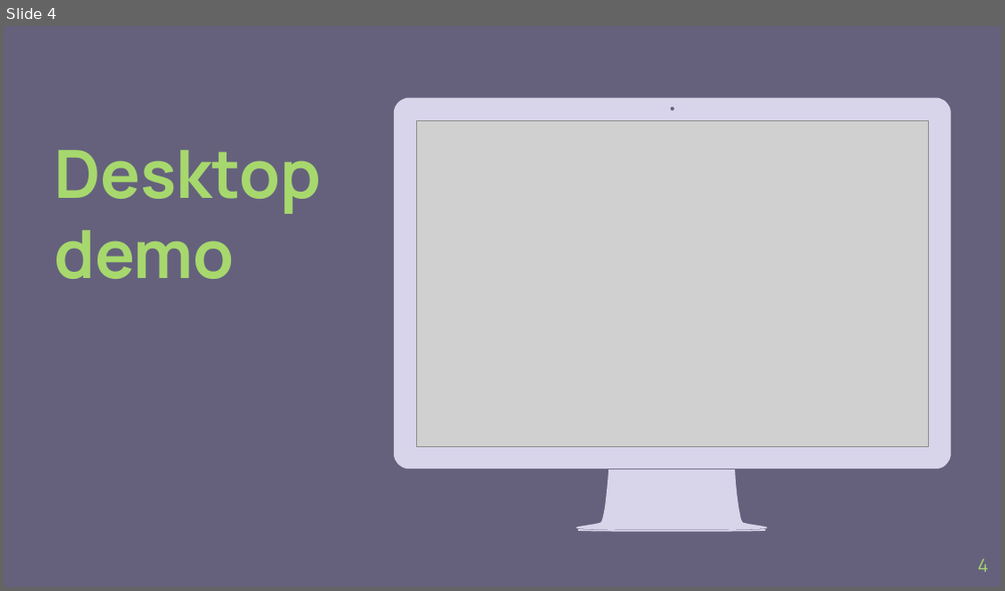
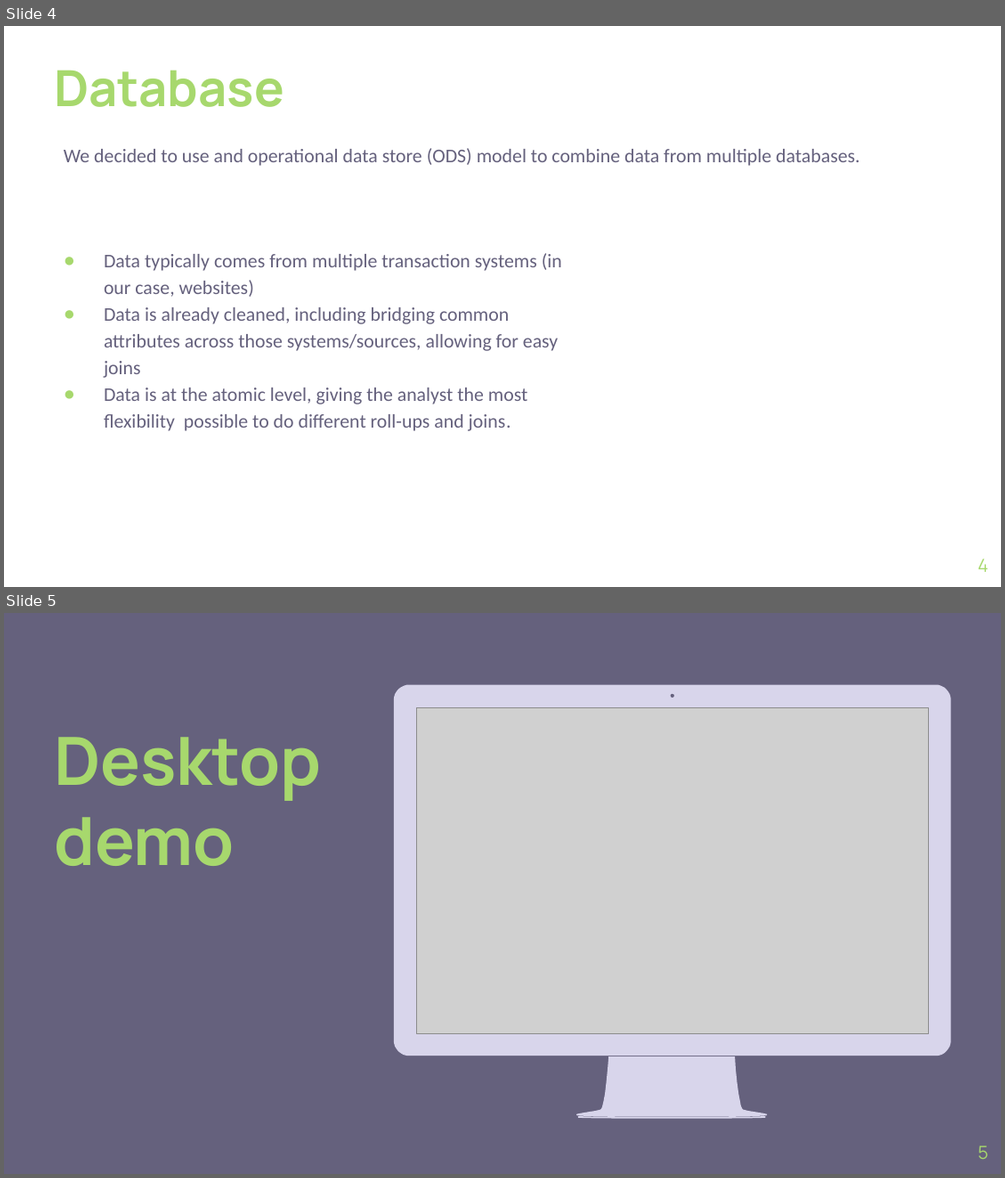
Before and after one commit to fpwirth/Data-Analytics-Project-2, a slide deck: ppt/theBigGreen_draft.pptx. Shown one above the other, each under a label of ours: slide 4 before the commit, slides 4 and 5 after it. The pictures are 1005x591 and 1005x1178 pixels, drawn with LibreOffice and Linux fonts; fonts in the diff are those of the drawing; grey boxes stand for pictures; background and template pictures are left out. Boxes give left, top, right and bottom in pixels: in the first picture for what was removed or moved away, otherwise in the second. Text is boxed around its words. In the diff, an @@ line names an element or a change of style, - is before the commit and + after.

```diff
--- a/ppt/theBigGreen_draft.pptx
+++ b/ppt/theBigGreen_draft.pptx
@@ slide 4 added at (x1=4, y1=26, x2=1001, y2=587), background #FFFFFF @@
@@ title added at (x1=54, y1=70, x2=284, y2=107), 36 pt, text #A7D86D, bold @@
+Database
@@ text added at (x1=64, y1=148, x2=859, y2=166), 14 pt, text #65617D @@
+We decided to use and operational data store (ODS) model to combine data from multiple databases.
@@ text added at (x1=104, y1=253, x2=562, y2=431), 14 pt, text #65617D @@
+● Data typically comes from multiple transaction systems (in our case, websites)
+● Data is already cleaned, including bridging common attributes across those systems/sources, allowing for easy joins
+● Data is at the atomic level, giving the analyst the most flexibility possible to do different roll-ups and joins.
@@ page number added at (x1=978, y1=558, x2=988, y2=572), 13 pt, text #A7D86D @@
+4
@@ what was slide 4 is now slide 5 @@
@@ page number at (x1=978, y1=1145, x2=988, y2=1159): text changed @@
-4
+5
```
Also in this commit, not shown: 2 slides changed, 1 other slide added, 1 slide removed, 1 other file.
